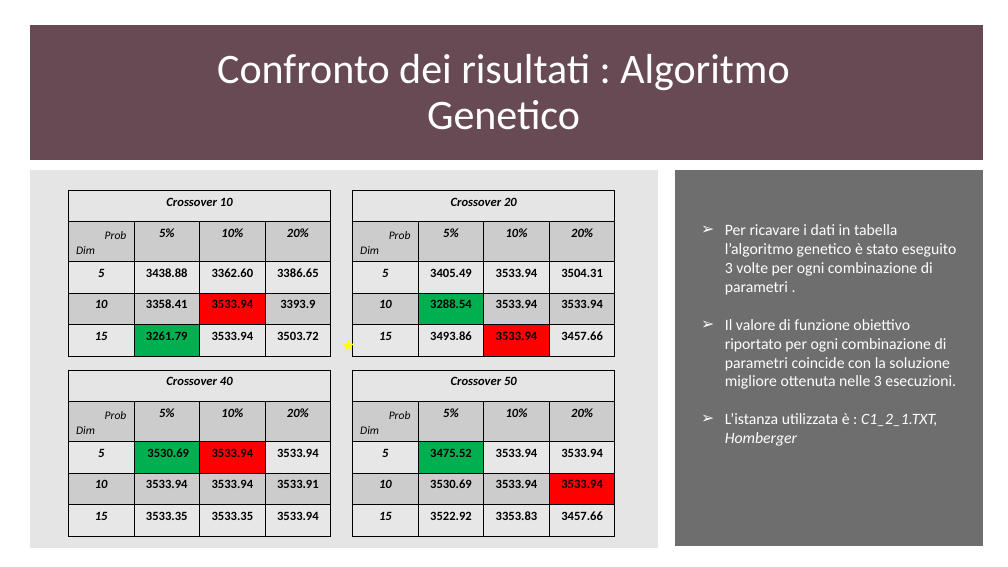
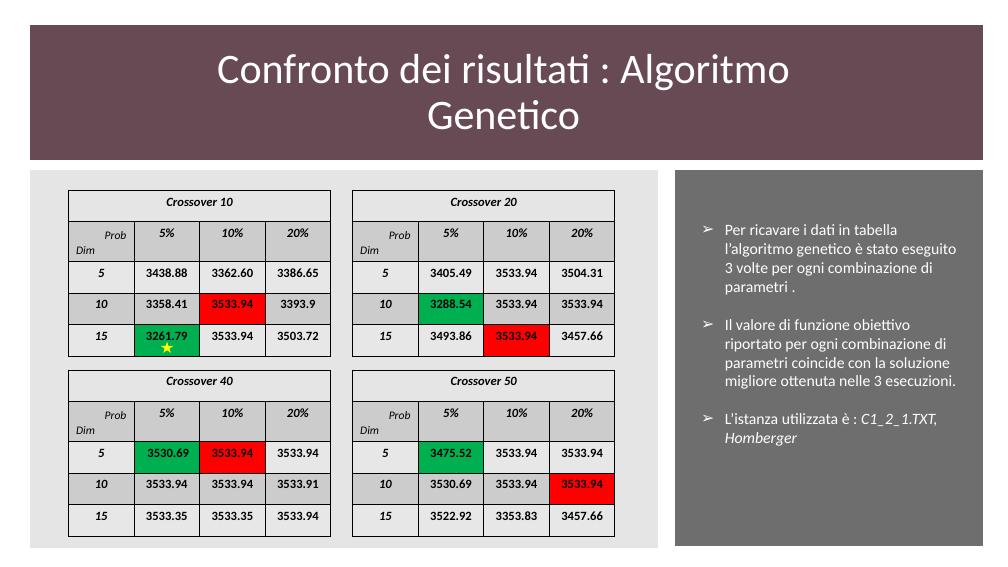
Before and after one commit to gdr-98/Greedy-heuristics-and-genetic-algorithm-for-a-CVRPTW-problem-resolution-, a slide deck: slide 30 of Elaborato.pptx (slide 31 before the commit). Drawn at 1008x567 pixels with LibreOffice and Linux fonts; fonts in the diff are those of the drawing. Boxes give left, top, right and bottom in pixels: in the first picture for what was removed or moved away, otherwise in the second. Text is boxed around its words. In the diff, an @@ line names an element or a change of style, - is before the commit and + after.

```diff
--- a/Elaborato.pptx
+++ b/Elaborato.pptx
@@ star: place and size @@
-star at (344, 341, 353, 349)
+star at (163, 343, 172, 352)
```
Also in this commit, not shown: 1 other slide changed, 1 slide removed.
